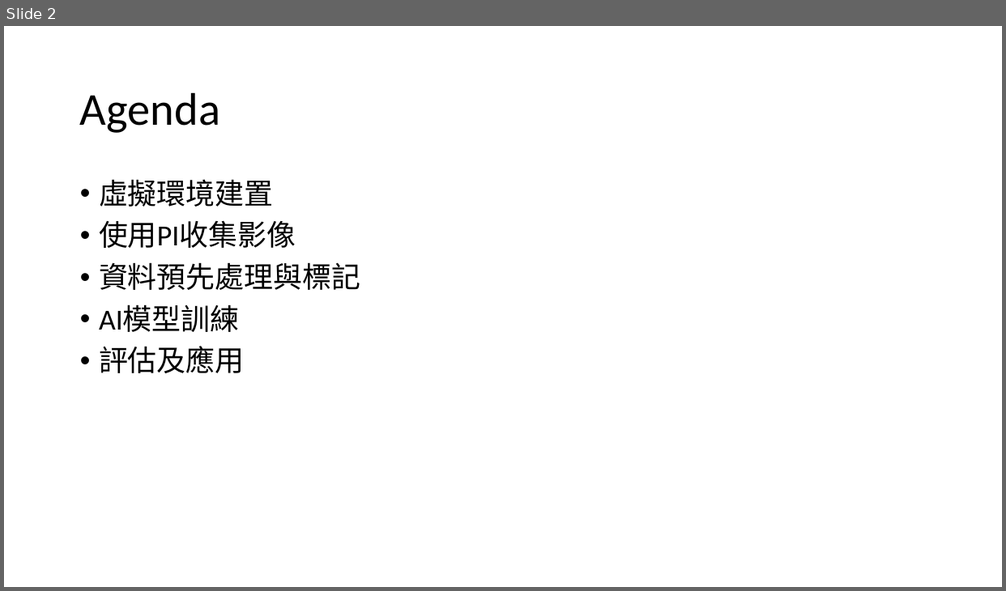
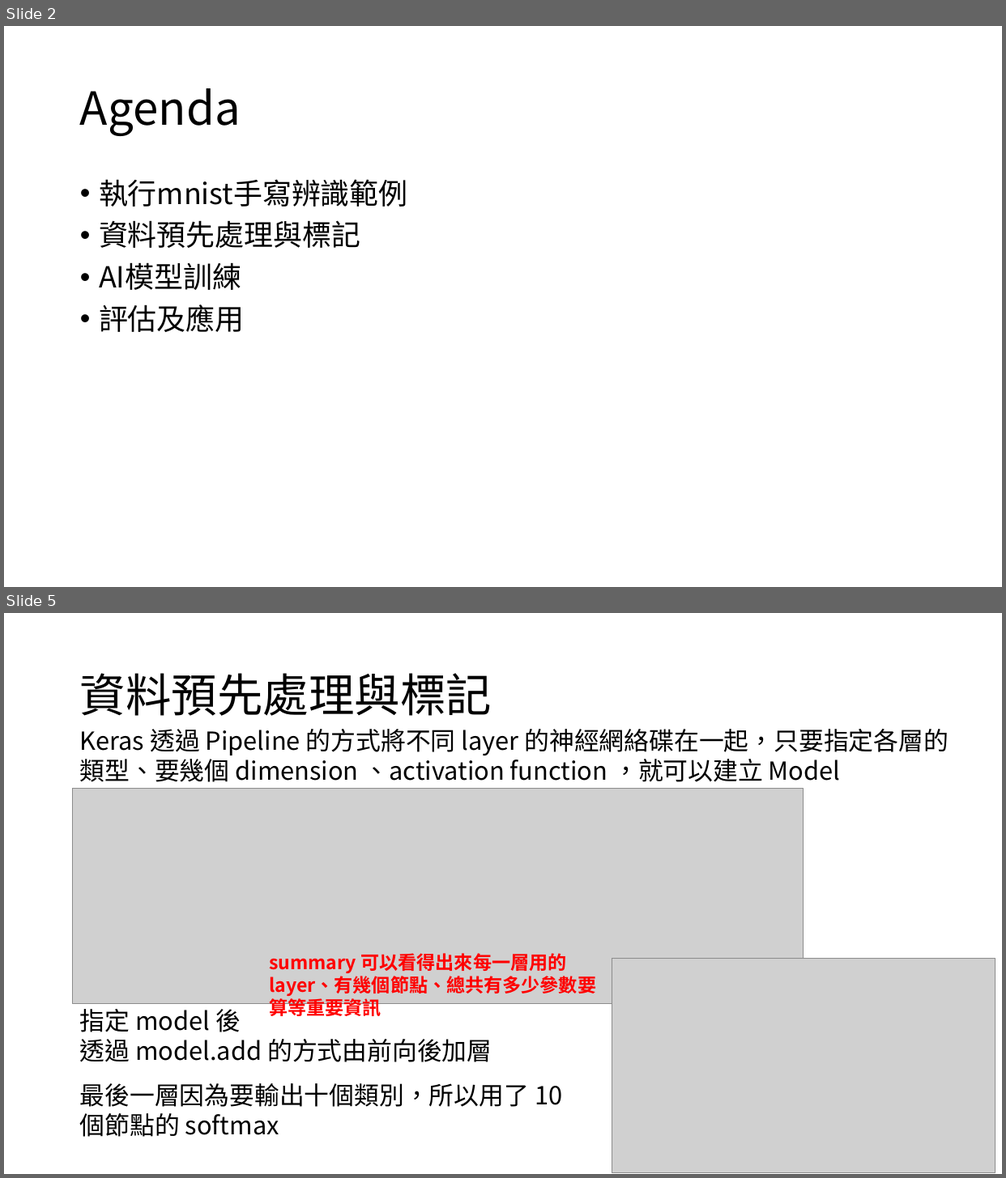
Before and after one commit to dondon1895/AI, a slide deck: Interim_report/G080A010_莊東樺_期中報告_20200430.pptx. Shown one above the other, each under a label of ours: slide 2 before the commit, slides 2 and 5 after it; the slides between them are not shown. The pictures are 1006x591 and 1006x1178 pixels, drawn with LibreOffice and Linux fonts; fonts in the diff are those of the drawing; grey boxes stand for pictures. Boxes give left, top, right and bottom in pixels: in the first picture for what was removed or moved away, otherwise in the second. Text is boxed around its words. In the diff, an @@ line names an element or a change of style, - is before the commit and + after.

```diff
--- a/Interim_report/G080A010_莊東樺_期中報告_20200430.pptx
+++ b/Interim_report/G080A010_莊東樺_期中報告_20200430.pptx
@@ slide 5 added at bbox=[4, 613, 1002, 1174], background #FFFFFF @@
@@ title added at bbox=[80, 673, 492, 716], 44 pt, text #000000 @@
+資料預先處理與標記
@@ text added at bbox=[80, 729, 948, 782], 24 pt, text #000000 @@
+Keras 透過 Pipeline 的方式將不同 layer 的神經網絡碟在一起，只要指定各層的類型、要幾個 dimension 、activation function ，就可以建立 Model
@@ picture added at bbox=[73, 789, 803, 1003] @@
@@ text added at bbox=[269, 953, 596, 1019], 18 pt, text #FF0000, bold @@
+summary 可以看得出來每一層用的 layer、有幾個節點、總共有多少參數要算等重要資訊
@@ picture added at bbox=[612, 958, 995, 1173] @@
@@ text added at bbox=[80, 1009, 492, 1063], 24 pt, text #000000 @@
+指定 model 後
+透過 model.add 的方式由前向後加層
@@ text added at bbox=[80, 1084, 562, 1137], 24 pt, text #000000 @@
+最後一層因為要輸出十個類別，所以用了 10 個節點的 softmax
@@ slide 2 changed as well @@
@@ title "Agenda" at bbox=[80, 88, 241, 136]: font Calibri to Noto Sans CJK SC @@
@@ text at bbox=[99, 179, 408, 207]: text changed; font Calibri to Noto Sans CJK SC @@
-• 虛擬環境建置
-• 使用PI收集影像
+• 執行mnist手寫辨識範例
@@ text at bbox=[99, 220, 360, 332]: font Calibri to Noto Sans CJK SC in "資料預先處理與標記", "AI模型訓練", "評估及應用" @@
```
Also in this commit, not shown: 1 other slide changed, 5 other slides added, 2 slides removed.
